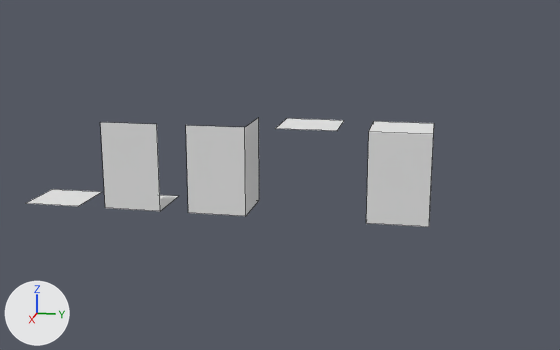
One commit to the Blender file blender/walls.blend: the scene before it, then after it.
Both versions are drawn from a 50 mm camera at (22.14, 6.98, 7.5) aimed at (-3.02, 1.95, 1.21). Lighting does not change. The marker at lower left points along +X, +Y and +Z. Mesh edges are drawn as thin lines.
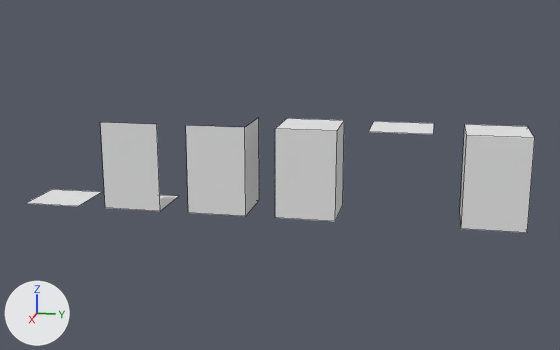
Where the change shows, as pixel boxes [x1, y1, x2, y2] in the pictures (560 x 350 px):
'Cube.015', moved
    before: [366, 121, 434, 227]
    after: [460, 124, 535, 233]
'Cube.001', added
    after: [275, 118, 344, 221]

What changed in the scene script:
```text
Add me_cube_001:
    me_cube_001.from_pydata([(1.0, 1.0, -1.0), (1.0, -1.0, -1.0), (-1.0, 1.0, -1.0), (1.0, 1.0, 1.0), (1.0, -1.0, 1.0), (-1.0, -1.0, 1.0), (-1.0, 1.0, 1.0)], [], [(3, 6, 5, 4), (0, 3, 4, 1), (3, 0, 2, 6)])
    me_cube_001.materials.append(mat_material)  # white #e7e7e7
Change ob_cube_015:
    ob_cube_015.location: (-3.0, 6.0, 1.5) -> (-3.0, 9.0, 1.5)
Add ob_cube_001:
    ob_cube_001 = bpy.data.objects.new('Cube.001', me_cube_001)
    ob_cube_001.location = (-3.0, 3.0, 1.5)
    ob_cube_001.scale = (1.0, 1.0, 1.5)
```
